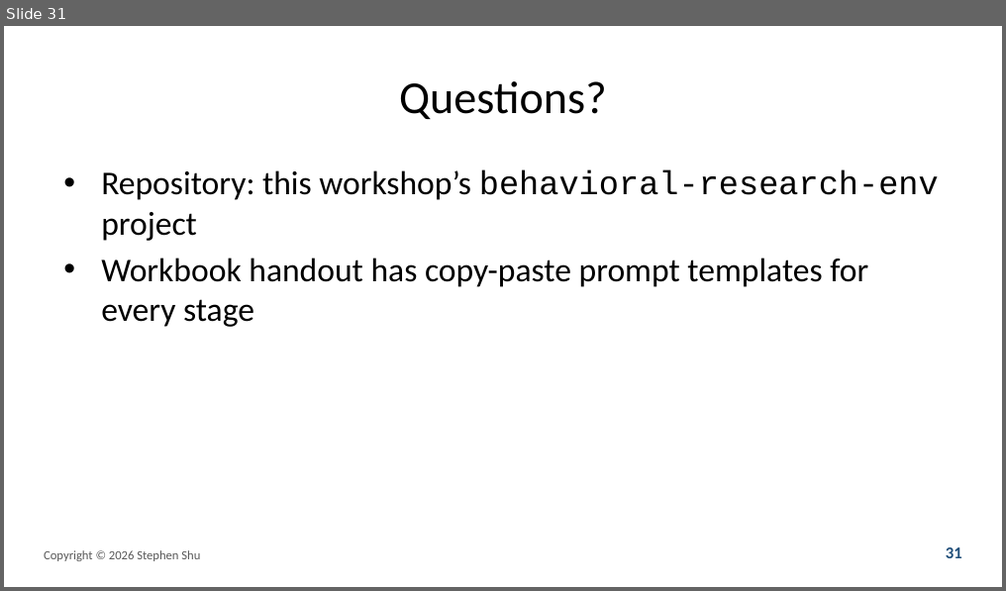
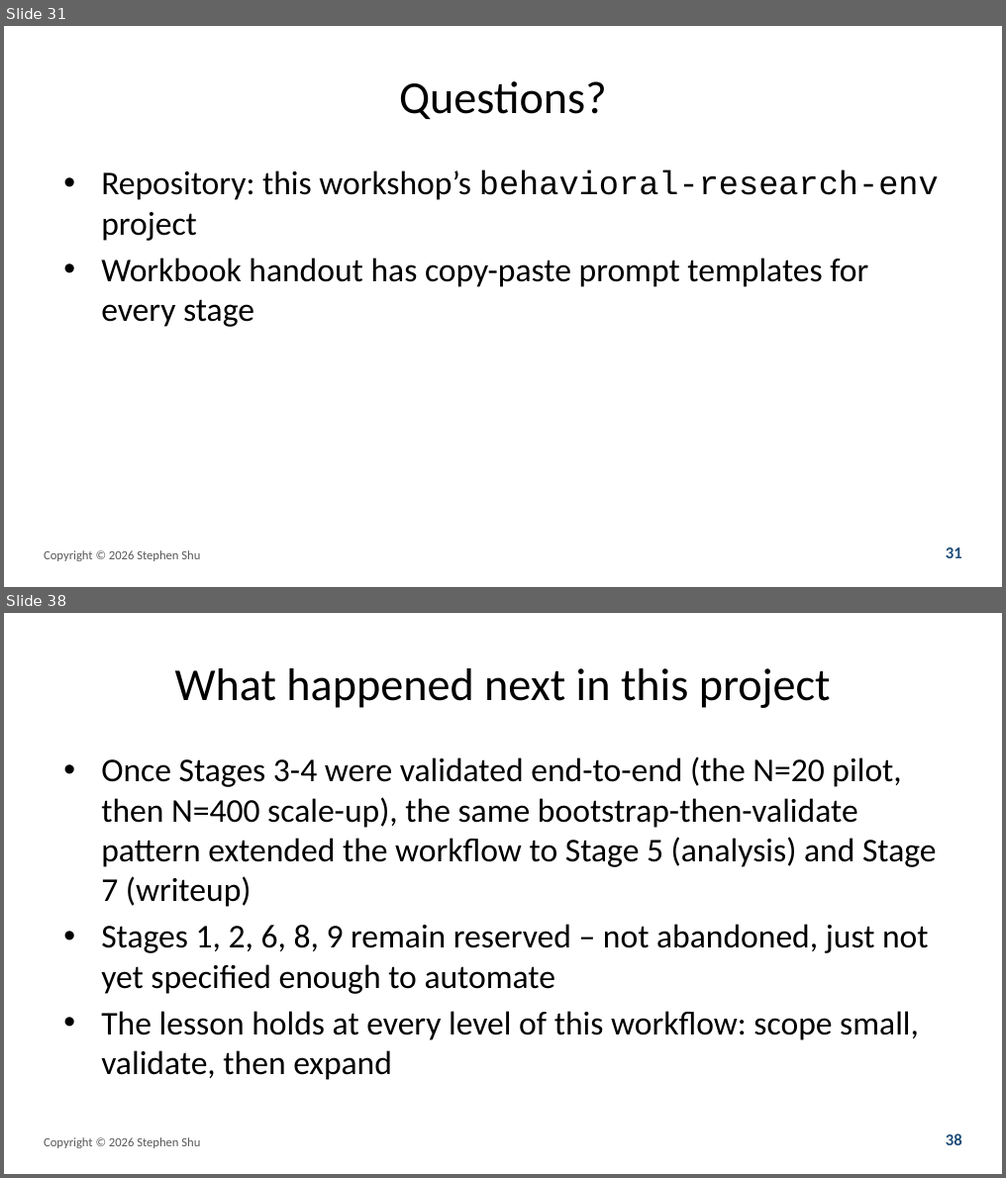
Before and after one commit to prof-stephenshu/behavioral-research-env, a slide deck: presentations/2026-workshop/slides.pptx. Shown one above the other, each under a label of ours: slide 31 before the commit, slides 31 and 38 after it; the slides between them are not shown. The pictures are 1006x591 and 1006x1178 pixels, drawn with LibreOffice and Linux fonts; fonts in the diff are those of the drawing. Boxes give left, top, right and bottom in pixels: in the first picture for what was removed or moved away, otherwise in the second. Text is boxed around its words. In the diff, an @@ line names an element or a change of style, - is before the commit and + after.

Commit message:
Add appendix on bootstrapping your own N-stage workflow
Adds a 7-slide appendix to the deck and a matching Section 7 to the
workbook, aimed at someone who wants to set up this kind of workflow
for a different research topic from a bare repository (this project
already has the Stage 3/4/5/7 skills; a new user would not).

Content walks through the planning process itself rather than just
skill-file syntax: (1) plan all 9 stages with Claude Code before
building anything, (2) make an explicit scoping call about which
stages to build first based on how well-specified their inputs and
outputs are, (3) a concrete bootstrap prompt for drafting a new
SKILL.md from an existing one as a style reference, (4) validate on a
tiny throwaway example before scaling, and (5) a tie-back noting this
project itself later expanded from Stages 3-4 to include 5 and 7 once
validated, rather than stopping there.

New roadmap_diagram.png (via make_roadmap_diagram.py, adapted from the
existing pipeline diagram script) visualizes the three-tier call:
build now (3, 4), build next (5, 7), reserved (1, 2, 6, 8, 9). Used in
both the slide appendix and the workbook appendix.

Also added a one-line pointer from workbook Section 3 to the new
Section 7, for readers who don't yet have the skill files it assumes.

```diff
--- a/presentations/2026-workshop/slides.pptx
+++ b/presentations/2026-workshop/slides.pptx
@@ slide 38 added at (4, 613, 1002, 1174), background #FFFFFF @@
@@ title added at (175, 668, 831, 708), 33 pt, text #000000 @@
+What happened next in this project
@@ text added at (101, 757, 937, 1080), 24 pt, text #000000 @@
+• Once Stages 3-4 were validated end-to-end (the N=20 pilot, then N=400 scale-up), the same bootstrap-then-validate pattern extended the workflow to Stage 5 (analysis) and Stage 7 (writeup)
+• Stages 1, 2, 6, 8, 9 remain reserved – not abandoned, just not yet specified enough to automate
+• The lesson holds at every level of this workflow: scope small, validate, then expand
@@ text added at (44, 1138, 200, 1149), 9 pt, text #595959 @@
+Copyright © 2026 Stephen Shu
@@ text added at (945, 1134, 962, 1146), 12 pt, text #1F4E79, bold @@
+38
```
Also in this commit, not shown: 6 other slides added, 5 other files.
